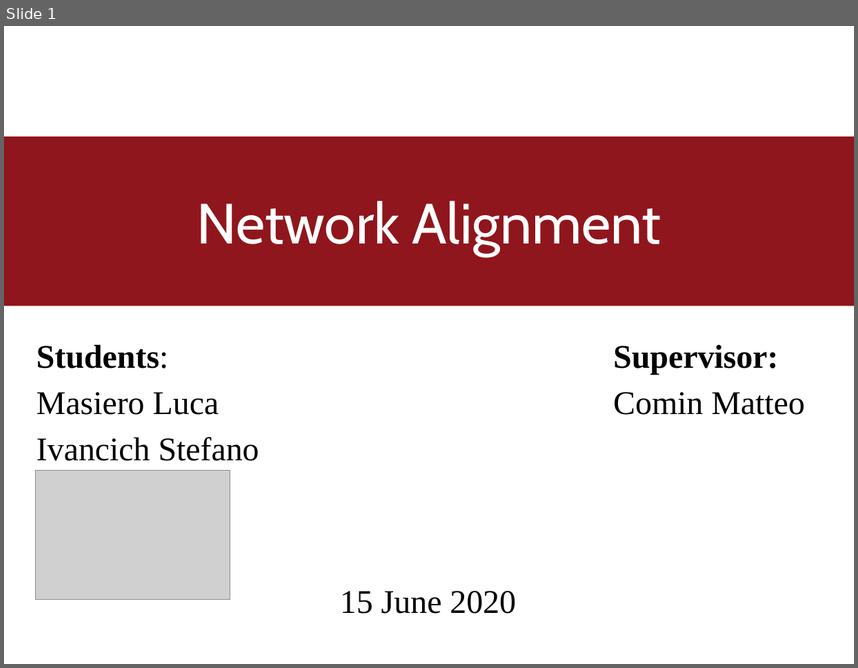
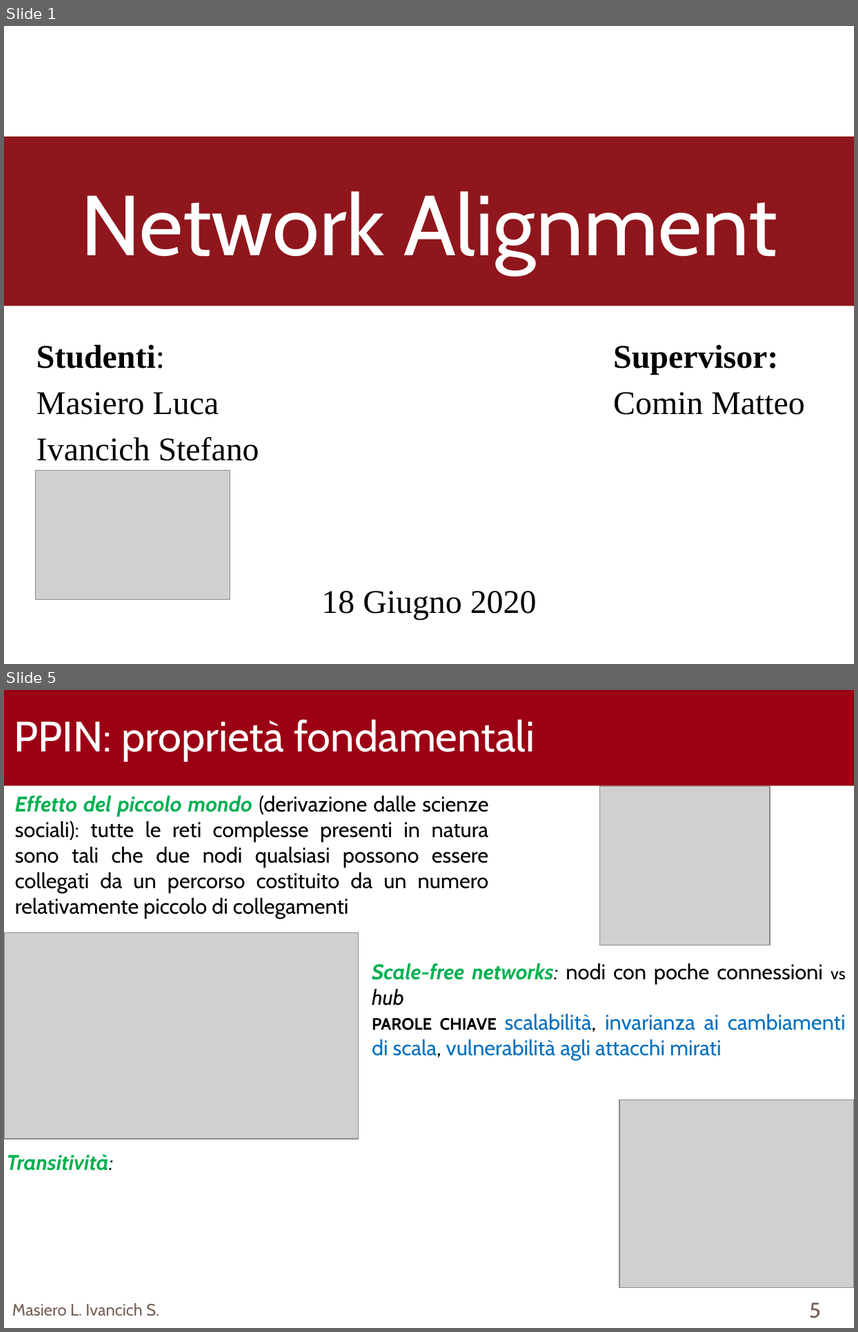
Before and after one commit to TyllanDrake/NetworkAlignment, a slide deck: Presentation/Presentation.pptx. Shown one above the other, each under a label of ours: slide 1 before the commit, slides 1 and 5 after it; the slides between them are not shown. The pictures are 858x668 and 858x1332 pixels, drawn with LibreOffice and Linux fonts; fonts in the diff are those of the drawing; grey boxes stand for pictures; background and template pictures are left out. Boxes give left, top, right and bottom in pixels: in the first picture for what was removed or moved away, otherwise in the second. Text is boxed around its words. In the diff, an @@ line names an element or a change of style, - is before the commit and + after.

```diff
--- a/Presentation/Presentation.pptx
+++ b/Presentation/Presentation.pptx
@@ slide 5 added at bbox=[4, 690, 854, 1328], background #FFFFFF @@
@@ rectangle added at bbox=[4, 690, 854, 786], fill #9B0014 @@
@@ text added at bbox=[14, 719, 535, 761], 36 pt, text #FFFFFF @@
+PPIN: proprietà fondamentali
@@ picture added at bbox=[600, 786, 770, 945] @@
@@ text added at bbox=[15, 796, 489, 918], 18 pt, text #000000 @@
+Effetto del piccolo mondo (derivazione dalle scienze sociali): tutte le reti complesse presenti in natura sono tali che due nodi qualsiasi possono essere collegati da un percorso costituito da un numero relativamente piccolo di collegamenti
@@ picture added at bbox=[4, 932, 359, 1138] @@
@@ text added at bbox=[372, 963, 846, 1060], 18 pt, text #0070C0 @@
+Scale-free networks: nodi con poche connessioni vs hub
+PAROLE CHIAVE scalabilità, invarianza ai cambiamenti di scala, vulnerabilità agli attacchi mirati
@@ picture added at bbox=[619, 1100, 854, 1288] @@
@@ text added at bbox=[7, 1154, 114, 1170], 18 pt, text #00B050, bold, italic @@
+Transitività:
@@ text added at bbox=[12, 1303, 159, 1316], 14 pt, text #775F55 @@
+Masiero L. Ivancich S.
@@ page number added at bbox=[809, 1302, 821, 1318], 18 pt, text #775F55 @@
+5
@@ slide 1 changed as well @@
@@ title "Network Alignment" at bbox=[4, 136, 854, 305]: size 48 to 72 pt @@
@@ text at bbox=[36, 344, 165, 368]: text changed @@
-Students:
+Studenti:
@@ text at bbox=[321, 590, 537, 619]: text changed @@
-15 June 2020
+18 Giugno 2020
```
Also in this commit, not shown: 12 other slides added, 12 slides removed.
